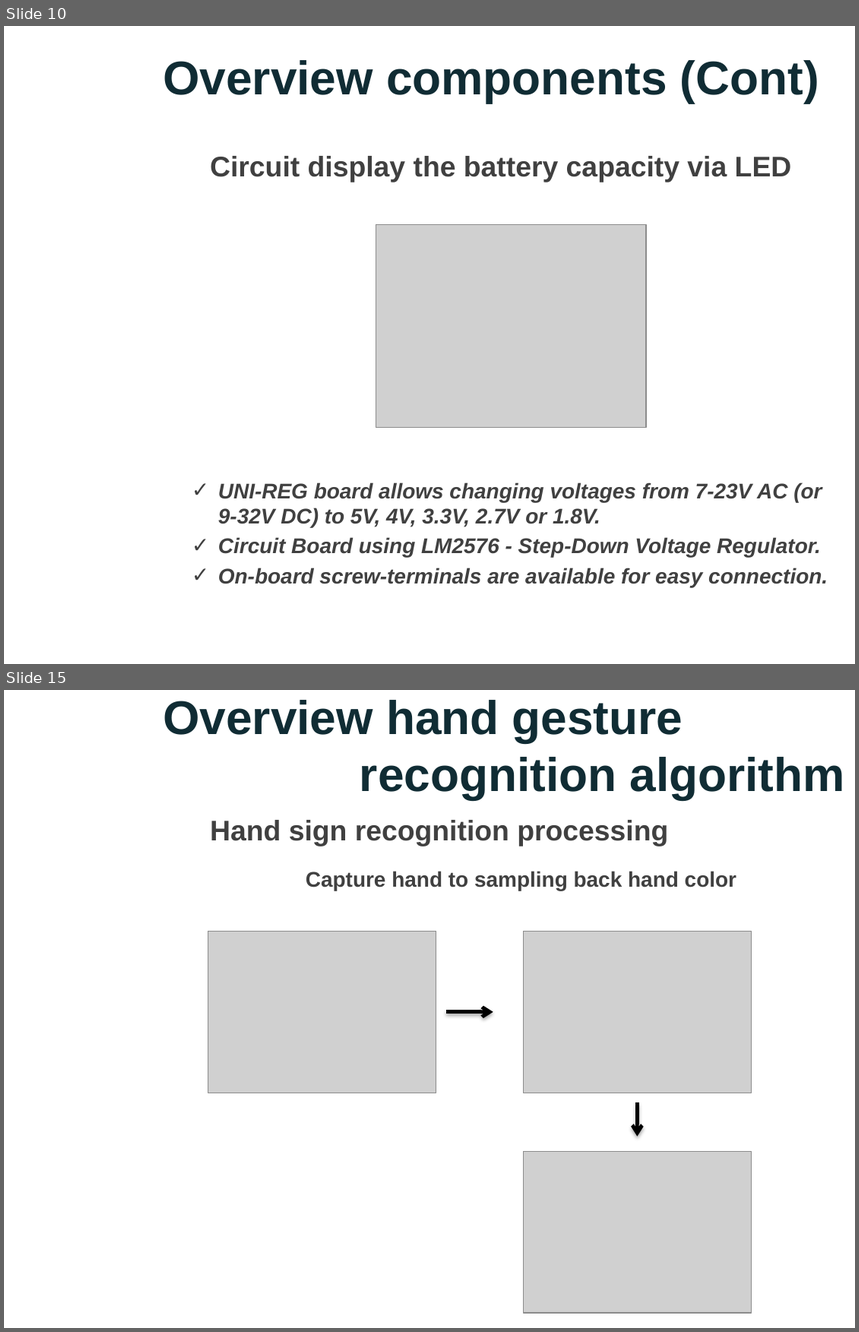
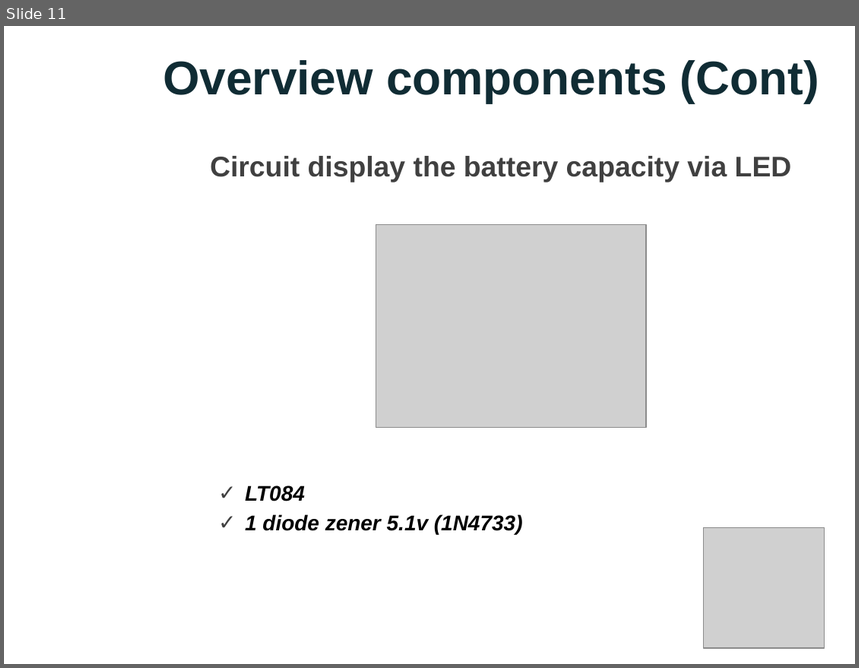
Before and after one commit to nicknguyen071093/CapstoneProject, a slide deck: Thuyettrinh/PPGroup 5.pptx. Shown one above the other, each under a label of ours: slides 10 and 15 before the commit, slide 11 after it; the slides between them are not shown. The pictures are 859x1332 and 859x668 pixels, drawn with LibreOffice and Linux fonts; fonts in the diff are those of the drawing; grey boxes stand for pictures; background and template pictures are left out. Boxes give left, top, right and bottom in pixels: in the first picture for what was removed or moved away, otherwise in the second. Text is boxed around its words. In the diff, an @@ line names an element or a change of style, - is before the commit and + after.

```diff
--- a/Thuyettrinh/PPGroup 5.pptx
+++ b/Thuyettrinh/PPGroup 5.pptx
@@ slide 15 removed at box(4, 690, 855, 1328), background picture (left out) @@
@@ title removed at box(163, 700, 845, 799) @@
-Overview hand gesture
-recognition algorithm
@@ text removed at box(210, 820, 668, 847) @@
-Hand sign recognition processing
@@ text removed at box(306, 871, 737, 891) @@
-Capture hand to sampling back hand color
@@ picture removed at box(208, 931, 436, 1093) @@
@@ picture removed at box(523, 931, 751, 1093) @@
@@ arrow removed from (446, 1011) to (493, 1011) @@
@@ arrow removed from (637, 1103) to (637, 1137) @@
@@ picture removed at box(523, 1151, 751, 1313) @@
@@ what was slide 10 is now slide 11 @@
@@ slide 11 changed as well @@
@@ text removed at box(218, 483, 828, 588) @@
-✓ UNI-REG board allows changing voltages from 7-23V AC (or 9-32V DC) to 5V, 4V, 3.3V, 2.7V or 1.8V.
-✓ Circuit Board using LM2576 - Step-Down Voltage Regulator.
-✓ On-board screw-terminals are available for easy connection.
@@ text added at box(245, 486, 523, 534), 18 pt, text #000000, bold, italic @@
+✓ LT084
+✓ 1 diode zener 5.1v (1N4733)
@@ picture added at box(704, 528, 825, 649) @@
```
Also in this commit, not shown: 9 other slides changed, 12 slides added, 8 other slides removed.
